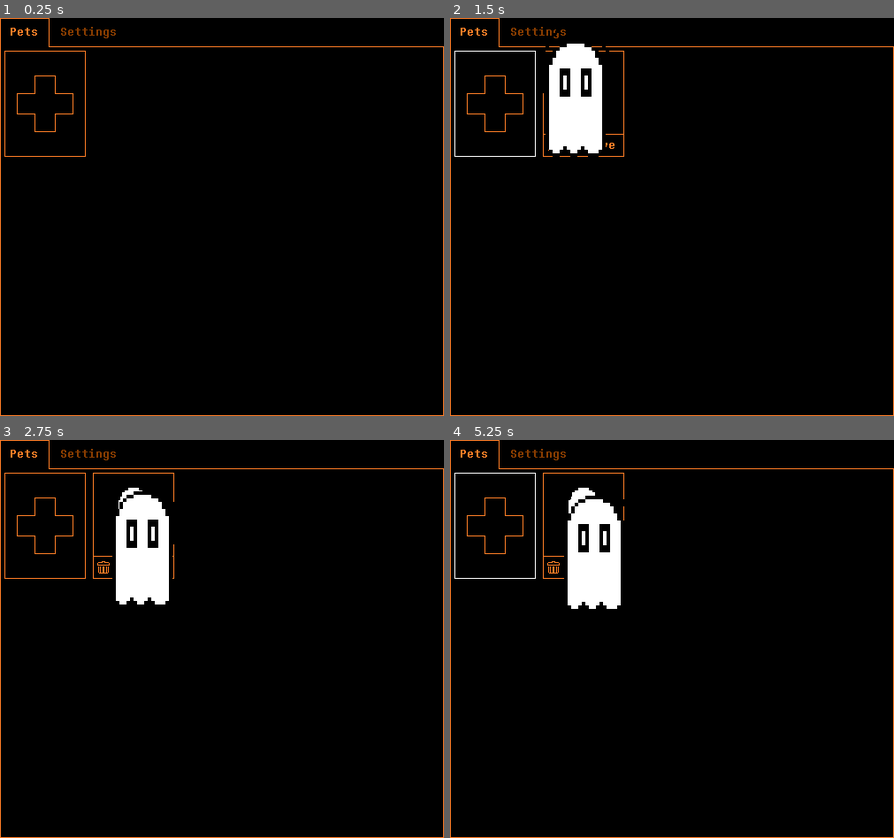
Above: before the commit, frames 1-4 (two rows, left to right).
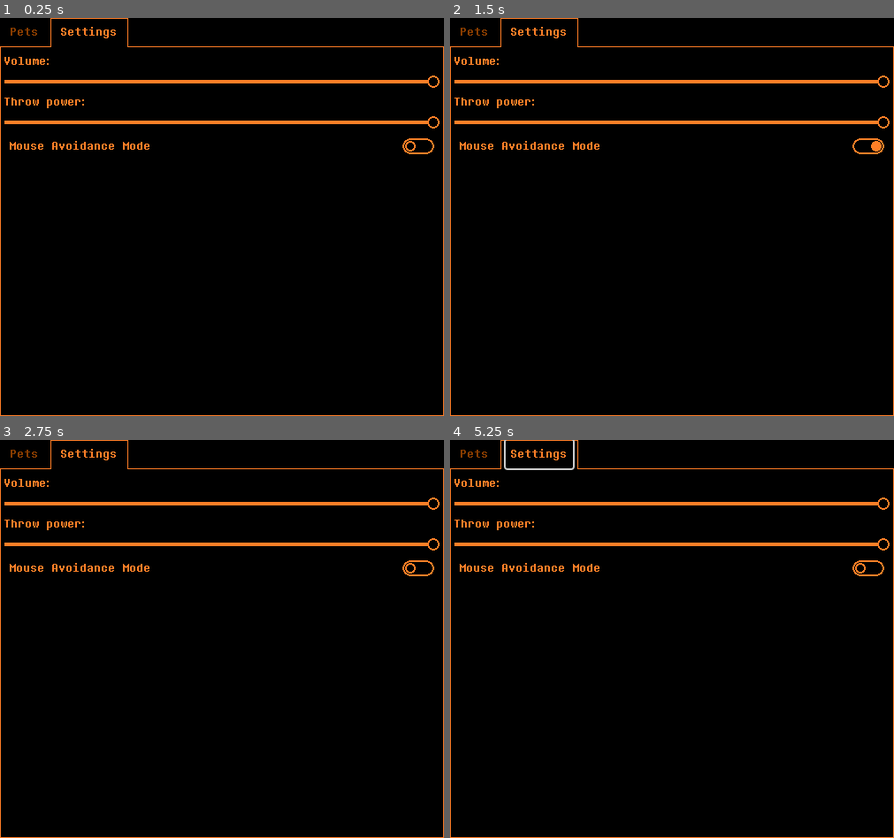
Above: after the commit, the same moments.

Repository: immortalbean/DELTARUNE-Virtual-Pet
Game: Godot game, scene res://scenes/main.tscn
Same seed, same stepped clock (60 frames per second), same inputs: the game is played once before the commit and once after it.
Inputs (mouse positions are in pixels of both pictures, inside the frame that each line leads up to):
- Up to frame 1 (0.25 s): no input
- Up to frame 2 (1.5 s): click (672, 145) at 0.5 s, where only the run after the commit has a clickable "Mouse Avoidance Mode"; click (494, 105) at 1.27 s
- Up to frame 3 (2.75 s): click (133, 567) at 2 s, where only the run before the commit has a clickable "Remove"
- Up to frame 4 (5.25 s): move the mouse to (769, 619) at 2.77 s; hold Right (right) 2.78-3.53 s; right-click (769, 619) at 2.85 s; move the mouse to (583, 658) at 3.52 s; hold Down (down) 3.53-4.28 s; click (583, 658) at 3.6 s; right-click (583, 658) at 3.8 s; tap Enter at 4.25 s; move the mouse to (716, 551) at 4.27 s; hold Right (right) 4.28-5.03 s; tap . (next) at 4.35 s; right-click (716, 551) at 4.55 s; tap Space at 5 s; move the mouse to (649, 718) at 5.02 s; hold Up (up) from 5.03 s (still down); tap , (previous) at 5.1 s

The runs differ from the first frame. In frame 1, 2.9% of the frame differs, in the area x 0-100%, y 0-35%; in frame 2, 5.5%; in frame 3, 5.6%; in frame 4, 5.8%, in the area x 0-100%, y 0-43%.

Commit message:
mouse avoidance mode

Diff:
--- a/assets/resources/menu_theme.tres
+++ b/assets/resources/menu_theme.tres
@@ -1,7 +1,9 @@
 [gd_resource type="Theme" format=3 uid="uid://da8ntgqda0yrs"]
 
 [ext_resource type="Texture2D" uid="uid://qa22bqgg4ya7" path="res://assets/sprites/ui/grabber.png" id="1_hengn"]
+[ext_resource type="Texture2D" uid="uid://cgbj57pdoi4fs" path="res://assets/sprites/ui/check_button_on.png" id="1_nemqb"]
 [ext_resource type="FontFile" uid="uid://cr6io85yjaj4l" path="res://assets/fonts/font.otf" id="1_nqp7p"]
+[ext_resource type="Texture2D" uid="uid://bmdys8olyynws" path="res://assets/sprites/ui/check_button_off.png" id="2_ivsiu"]
 [ext_resource type="Texture2D" uid="uid://d3td5lycrh4k" path="res://assets/sprites/ui/tick.png" id="2_srknj"]
 [ext_resource type="Texture2D" uid="uid://b3lj0ptmxbg2t" path="res://assets/sprites/ui/decrement.png" id="3_3cw1y"]
 [ext_resource type="Texture2D" uid="uid://nb8vxw3og1vg" path="res://assets/sprites/ui/increment.png" id="4_3v6km"]
@@ -21,6 +23,12 @@
 border_width_right = 1
 border_width_bottom = 1
 border_color = Color(1, 0.49, 0.14999998, 1)
+
+[sub_resource type="StyleBoxEmpty" id="StyleBoxEmpty_nemqb"]
+content_margin_left = 6.0
+content_margin_top = 4.0
+content_margin_right = 6.0
+content_margin_bottom = 4.0
 
 [sub_resource type="StyleBoxFlat" id="StyleBoxFlat_3cw1y"]
 bg_color = Color(1, 0.49803922, 0.15294118, 1)
@@ -113,6 +121,25 @@
 Button/styles/hover = SubResource("StyleBoxFlat_nqp7p")
 Button/styles/normal = SubResource("StyleBoxFlat_hengn")
 Button/styles/pressed = SubResource("StyleBoxFlat_nqp7p")
+CheckButton/colors/font_color = Color(1, 0.49803922, 0.15294118, 1)
+CheckButton/colors/font_focus_color = Color(1, 0.49803922, 0.15294118, 1)
+CheckButton/colors/font_hover_color = Color(1, 0.49803922, 0.15294118, 1)
+CheckButton/colors/font_hover_pressed_color = Color(1, 0.49803922, 0.15294118, 1)
+CheckButton/colors/font_pressed_color = Color(1, 0.49803922, 0.15294118, 1)
+CheckButton/icons/checked = ExtResource("1_nemqb")
+CheckButton/icons/checked_disabled = ExtResource("1_nemqb")
+CheckButton/icons/checked_disabled_mirrored = ExtResource("2_ivsiu")
+CheckButton/icons/checked_mirrored = ExtResource("2_ivsiu")
+CheckButton/icons/unchecked = ExtResource("2_ivsiu")
+CheckButton/icons/unchecked_disabled = ExtResource("2_ivsiu")
+CheckButton/icons/unchecked_disabled_mirrored = ExtResource("1_nemqb")
+CheckButton/icons/unchecked_mirrored = ExtResource("1_nemqb")
+CheckButton/styles/disabled = SubResource("StyleBoxEmpty_nemqb")
+CheckButton/styles/focus = SubResource("StyleBoxEmpty_nemqb")
+CheckButton/styles/hover = SubResource("StyleBoxEmpty_nemqb")
+CheckButton/styles/hover_pressed = SubResource("StyleBoxEmpty_nemqb")
+CheckButton/styles/normal = SubResource("StyleBoxEmpty_nemqb")
+CheckButton/styles/pressed = SubResource("StyleBoxEmpty_nemqb")
 HSlider/icons/grabber = ExtResource("1_hengn")
 HSlider/icons/grabber_disabled = ExtResource("1_hengn")
 HSlider/icons/grabber_highlight = ExtResource("1_hengn")
--- a/scenes/main.tscn
+++ b/scenes/main.tscn
@@ -19,6 +19,7 @@
 [connection signal="pressed" from="Menu/Tabs/Pets/Pets/add/Margins/Add" to="." method="add_pet"]
 [connection signal="value_changed" from="Menu/Tabs/Settings/SettingsScroll/SettingsList/VolumeSlider" to="." method="set_volume"]
 [connection signal="value_changed" from="Menu/Tabs/Settings/SettingsScroll/SettingsList/SetThrowPower" to="." method="set_throw_power"]
+[connection signal="toggled" from="Menu/Tabs/Settings/SettingsScroll/SettingsList/MouseAvoidanceMode" to="." method="_mouse_avoidance_mode_toggled"]
 
 [editable path="Menu"]
 [editable path="Menu/Tabs/Pets/Pets/add"]
--- a/scenes/menu/main_menu.tscn
+++ b/scenes/menu/main_menu.tscn
@@ -21,9 +21,10 @@
 anchor_bottom = 1.0
 grow_horizontal = 2
 grow_vertical = 2
-current_tab = 0
+current_tab = 1
 
 [node name="Pets" type="ScrollContainer" parent="Tabs" unique_id=117572143]
+visible = false
 layout_mode = 2
 metadata/_tab_index = 0
 
@@ -39,7 +40,6 @@
 layout_mode = 2
 
 [node name="Settings" type="MarginContainer" parent="Tabs" unique_id=1667853505]
-visible = false
 layout_mode = 2
 theme_override_constants/margin_left = 4
 theme_override_constants/margin_top = 4
@@ -49,6 +49,7 @@
 
 [node name="SettingsScroll" type="ScrollContainer" parent="Tabs/Settings" unique_id=1608146970]
 layout_mode = 2
+horizontal_scroll_mode = 0
 
 [node name="SettingsList" type="VBoxContainer" parent="Tabs/Settings/SettingsScroll" unique_id=172588144]
 layout_mode = 2
@@ -74,4 +75,8 @@
 step = 0.0
 value = 1.0
 
+[node name="MouseAvoidanceMode" type="CheckButton" parent="Tabs/Settings/SettingsScroll/SettingsList" unique_id=784383916]
+layout_mode = 2
+text = "Mouse Avoidance Mode"
+
 [editable path="Tabs/Pets/Pets/add"]
--- a/scripts/main.gd
+++ b/scripts/main.gd
@@ -7,6 +7,7 @@
 var pet_icons := {}
 var dragging := false
 var menu_open := false
+var avoid_mouse := false
 var next_id := 0
 var throw_power = 1.0
 
@@ -34,3 +35,5 @@
 	AudioServer.set_bus_volume_linear(0, value)
 func set_throw_power(value: float) -> void:
 	throw_power = value
+func _mouse_avoidance_mode_toggled(toggled_on: bool) -> void:
+	avoid_mouse = toggled_on
--- a/scripts/window_manager.gd
+++ b/scripts/window_manager.gd
@@ -8,6 +8,7 @@
 var time: float = 0.0
 var menu_open: bool = false
 var scale: float = 4.0
+var avoidance_radius: float = 0.0
 @export var context_menu: PackedScene
 @export var sounds: AudioStreamPlayer
 
@@ -34,6 +35,10 @@
 	return hovered
 func tick(delta: float) -> void:
 	if not menu_open:
+		if main.avoid_mouse:
+			var relative_pos = window.get_mouse_position() - Vector2(window.size) / 2
+			if relative_pos.length_squared() <= avoidance_radius:
+				kris.launch_velocity -= relative_pos
 		time += delta
 		if Input.is_action_just_pressed("mouse_click") and is_window_hovered(window) and not main.dragging:
 			mouse_offset = kris.position - kris.get_global_mouse_position()
@@ -64,7 +69,6 @@
 				main.menu_open = true
 				kris.sprite.stop()
 				menu.window_manager = self
-				# Godot gets mad about integer division but just doesn't allow using floats here. :(
 				menu.position = Vector2i(kris.get_global_mouse_position()) + window.size / 2
 				menu.kris = kris
 				add_child(menu)
@@ -75,6 +79,7 @@
 	window.title = InfoLoader.names[form]
 func set_window_size(size: Vector2i):
 	window.size = size
+	avoidance_radius = (size.x * size.x + size.y * size.y) / 4.0
 func bound_position() -> void:
 	# Former logic that looks cleaner but doesn't account for the launch velocity:
 	#kris.position.x = clamp(kris.position.x, 0.0, float(DisplayServer.screen_get_size().x - DisplayServer.window_get_size().x))
Binary file added: assets/sprites/ui/check_button_off.png
Not shown, added: assets/sprites/ui/check_button_off.png.import
Binary file added: assets/sprites/ui/check_button_on.png
Not shown, added: assets/sprites/ui/check_button_on.png.import
